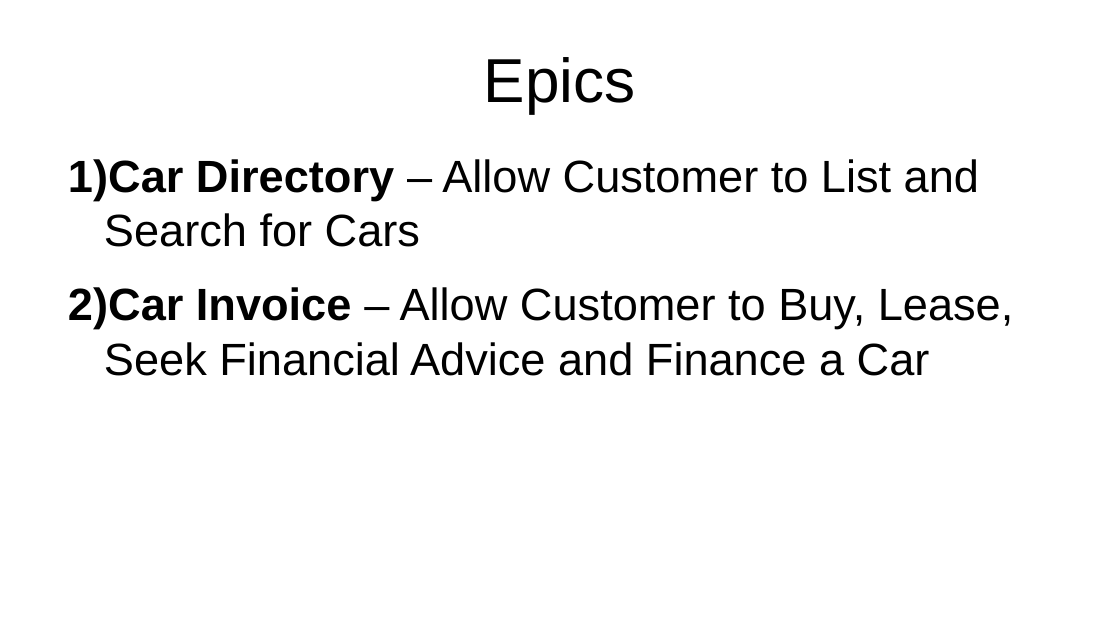
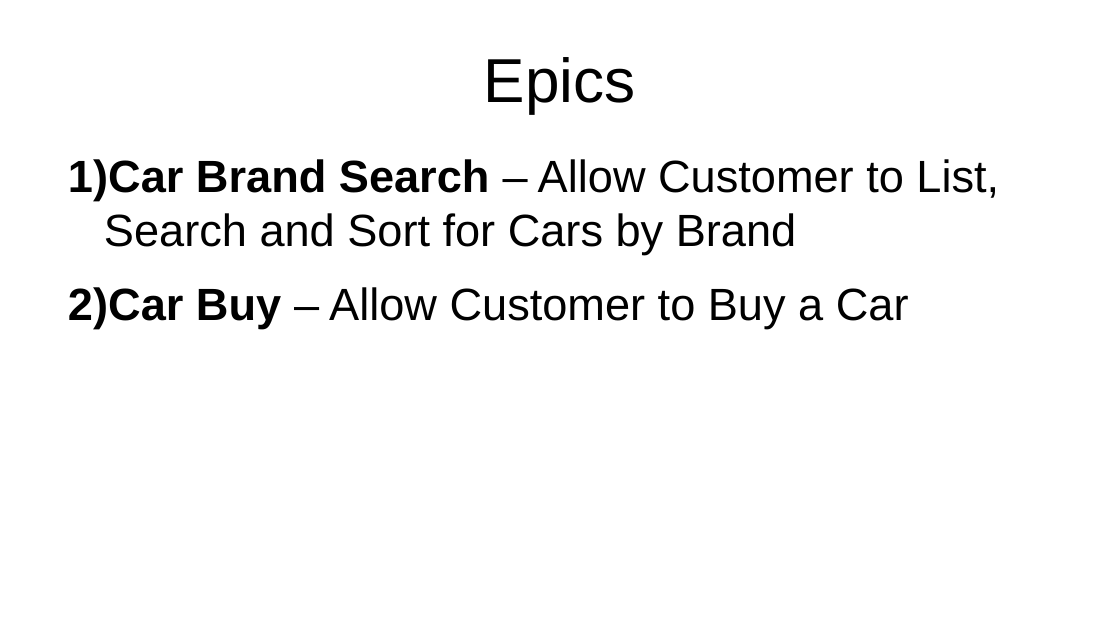
Before and after one commit to al8111/Java-UML-SWT, a slide deck: slide 5 of presentation.odp. Drawn at 1120x630 pixels with LibreOffice and Linux fonts; fonts in the diff are those of the drawing. Boxes give left, top, right and bottom in pixels: in the first picture for what was removed or moved away, otherwise in the second. Text is boxed around its words. In the diff, an @@ line names an element or a change of style, - is before the commit and + after.

```diff
--- a/presentation.odp
+++ b/presentation.odp
@@ text at (x1=68, y1=159, x2=999, y2=329): text changed @@
-1) Car Directory – Allow Customer to List and Search for Cars
-2) Car Invoice – Allow Customer to Buy, Lease, Seek Financial Advice and Finance a Car
+1) Car Brand Search – Allow Customer to List, Search and Sort for Cars by Brand
+2) Car Buy – Allow Customer to Buy a Car
```
Also in this commit, not shown: 3 other slides changed, 3 slides added, 2 other files.
